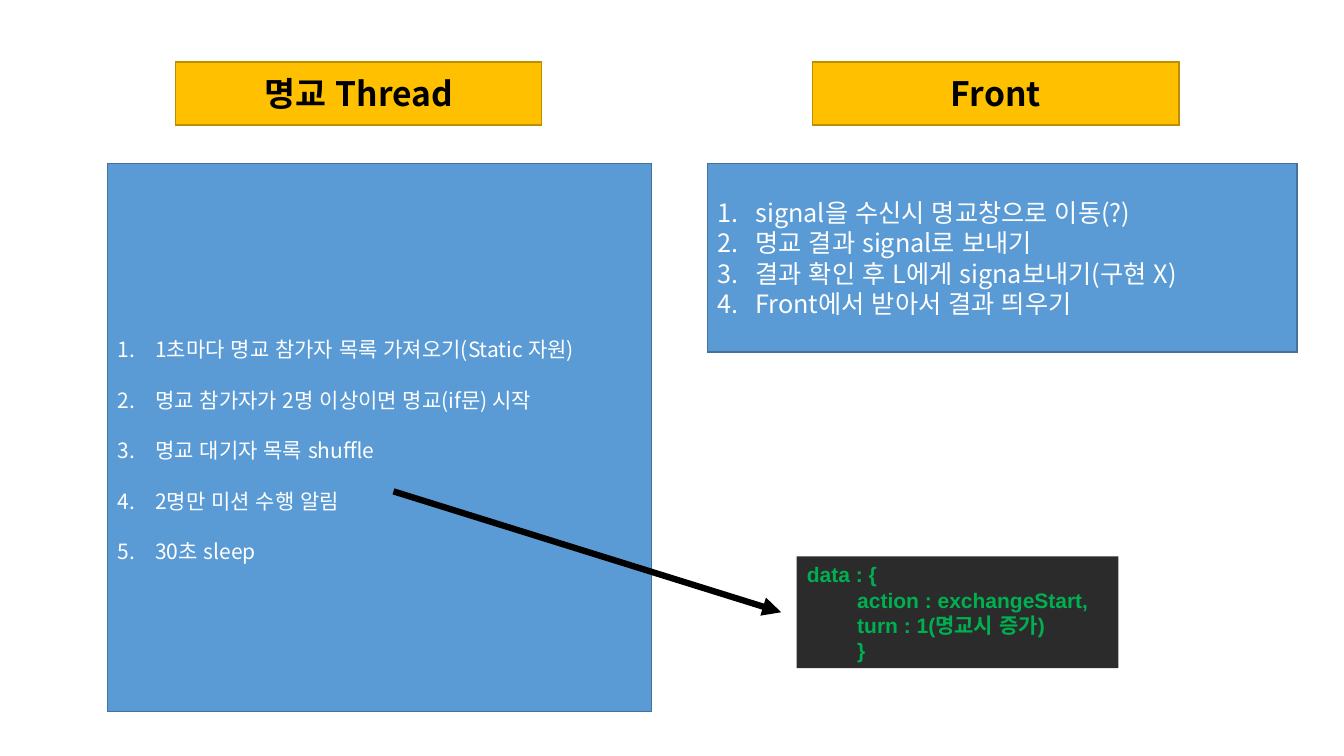
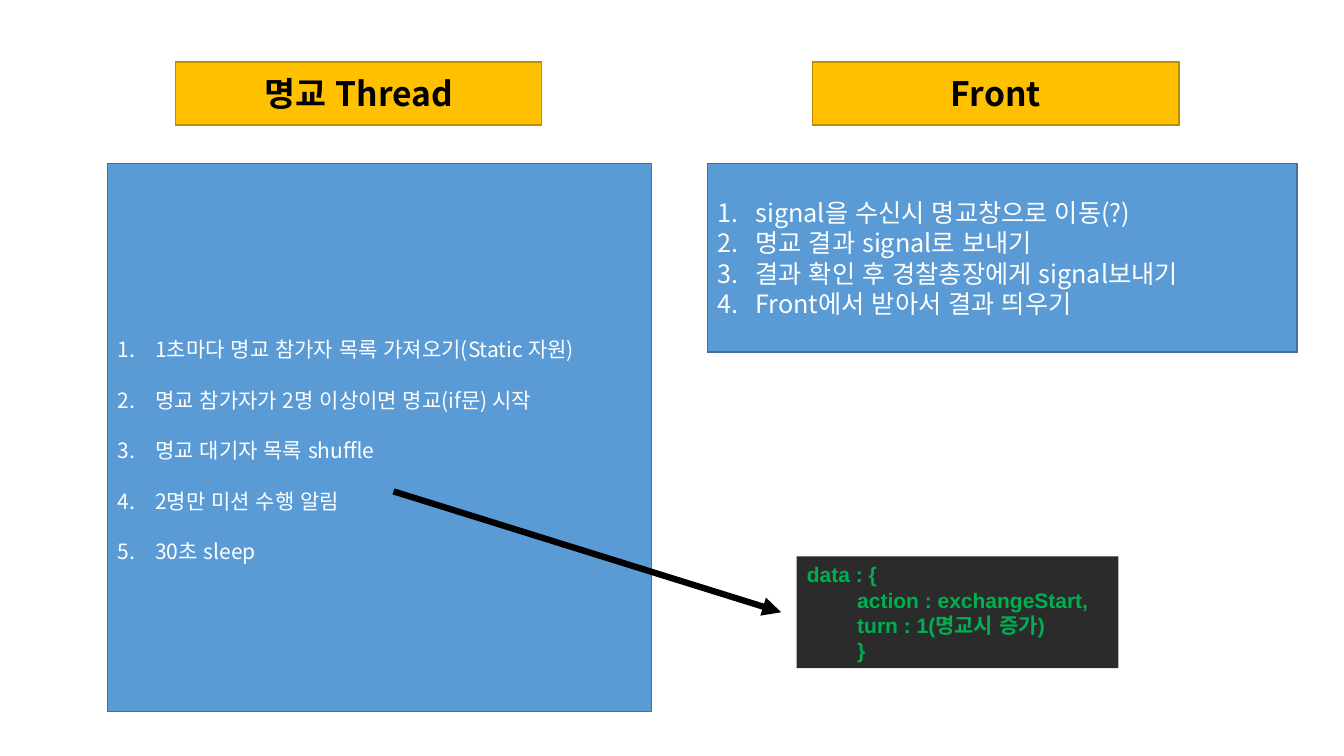
Before and after one commit to John-Kim93/silzick, a slide deck: slide 11 of docs/게임 설계서.pptx (slide 9 before the commit). Drawn at 1344x756 pixels with LibreOffice and Linux fonts; fonts in the diff are those of the drawing. Boxes give left, top, right and bottom in pixels: in the first picture for what was removed or moved away, otherwise in the second. Text is boxed around its words. In the diff, an @@ line names an element or a change of style, - is before the commit and + after.

```diff
--- a/docs/게임 설계서.pptx
+++ b/docs/게임 설계서.pptx
@@ text in rectangle at (755,257,1178,289): text changed @@
-3. 결과 확인 후 L에게 signa보내기(구현 X)
+3. 결과 확인 후 경찰총장에게 signal보내기
```
Also in this commit, not shown: 4 other slides changed, 2 slides added, 1 slide removed.
